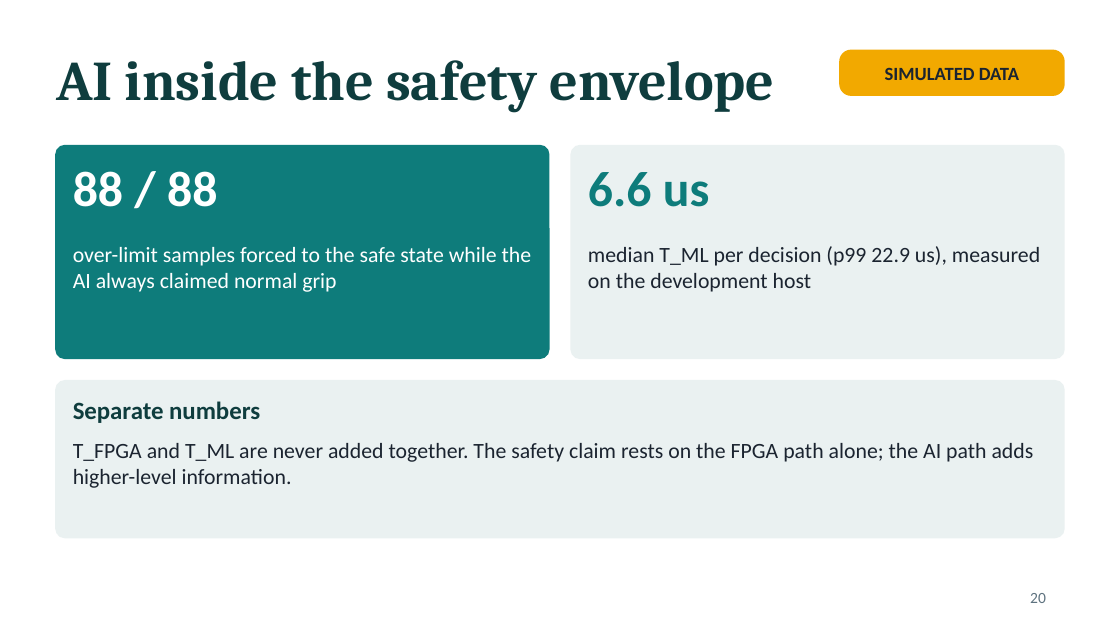
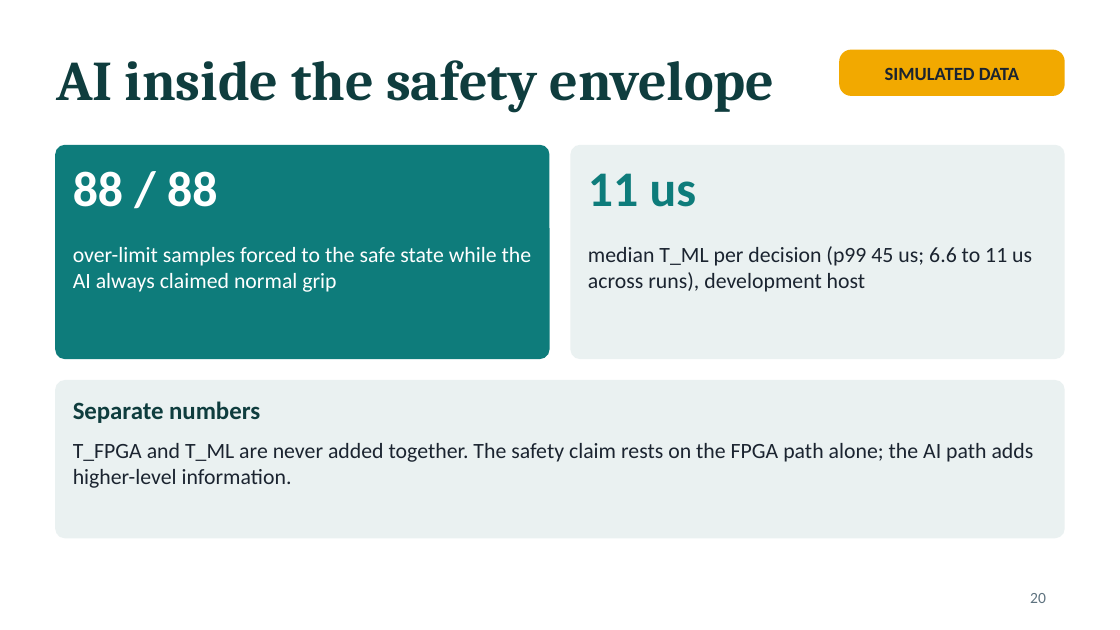
Before and after one commit to sanjiv283/tactile-reflex-system, a slide deck: slide 20 of docs/tactile_reflex_system.pptx. Drawn at 1120x630 pixels with LibreOffice and Linux fonts; fonts in the diff are those of the drawing. Boxes give left, top, right and bottom in pixels: in the first picture for what was removed or moved away, otherwise in the second. Text is boxed around its words. In the diff, an @@ line names an element or a change of style, - is before the commit and + after.

```diff
--- a/docs/tactile_reflex_system.pptx
+++ b/docs/tactile_reflex_system.pptx
@@ text at (x1=588, y1=173, x2=696, y2=207): text changed @@
-6.6 us
+11 us
@@ text at (x1=588, y1=246, x2=1032, y2=292): text changed @@
-median T_ML per decision (p99 22.9 us), measured on the development host
+median T_ML per decision (p99 45 us; 6.6 to 11 us across runs), development host
```
Also in this commit, not shown: 2 other slides changed, 2 other files.
